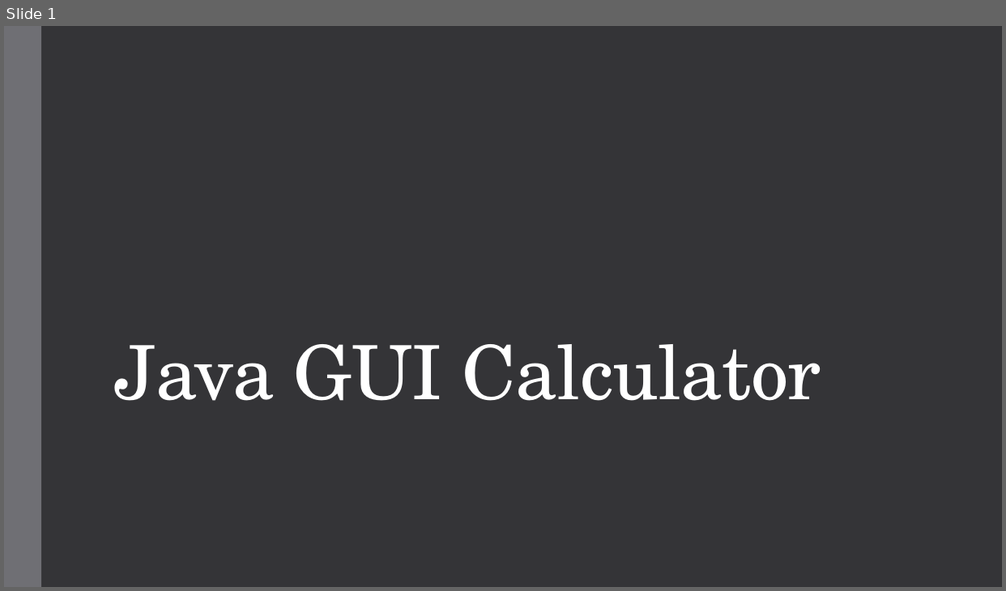
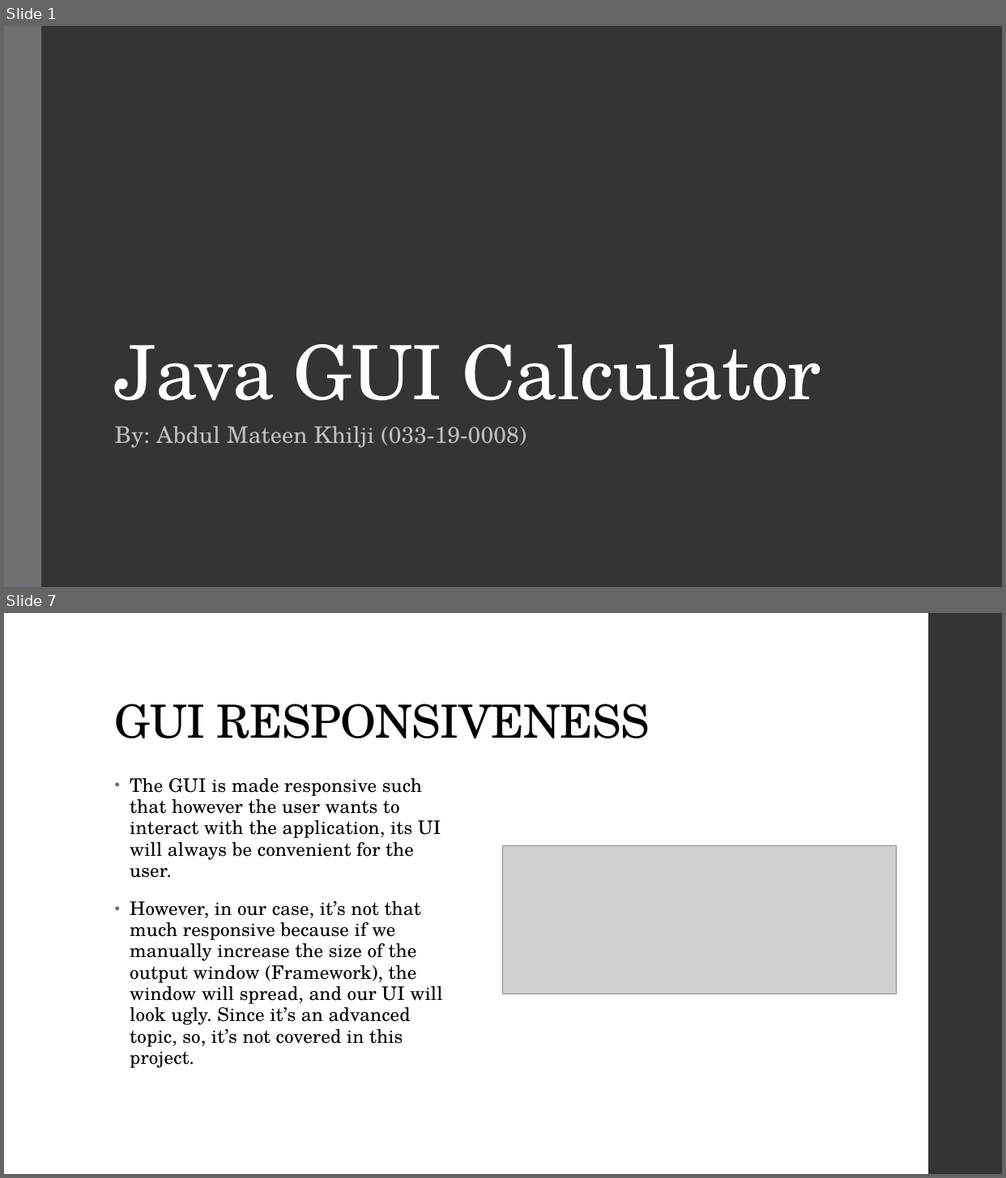
Before and after one commit to JealousGx/oop-simple-calculator, a slide deck: Calculator.pptx. Shown one above the other, each under a label of ours: slide 1 before the commit, slides 1 and 7 after it; the slides between them are not shown. The pictures are 1006x591 and 1006x1178 pixels, drawn with LibreOffice and Linux fonts; fonts in the diff are those of the drawing; grey boxes stand for pictures. Boxes give left, top, right and bottom in pixels: in the first picture for what was removed or moved away, otherwise in the second. Text is boxed around its words. In the diff, an @@ line names an element or a change of style, - is before the commit and + after.

```diff
--- a/Calculator.pptx
+++ b/Calculator.pptx
@@ slide 7 added at <box>4,613,1002,1174</box>, background #FFFFFF @@
@@ rectangle added at <box>928,613,1002,1174</box>, fill #353537 @@
@@ title added at <box>115,704,650,739</box>, 44 pt, text #000000 @@
+GUI RESPONSIVENESS
@@ text added at <box>130,778,442,1068</box>, 18 pt, text #000000 @@
+• The GUI is made responsive such that however the user wants to interact with the application, its UI will always be convenient for the user.
+• However, in our case, it’s not that much responsive because if we manually increase the size of the output window (Framework), the window will spread, and our UI will look ugly. Since it’s an advanced topic, so, it’s not covered in this project.
@@ picture added at <box>503,845,897,994</box> @@
@@ slide 1 changed as well @@
@@ subtitle added at <box>115,426,526,448</box>, 22 pt, text #BFBFBF @@
+By: Abdul Mateen Khilji (033-19-0008)
```
Also in this commit, not shown: 6 other slides added, 1 slide removed, 1 other file.
